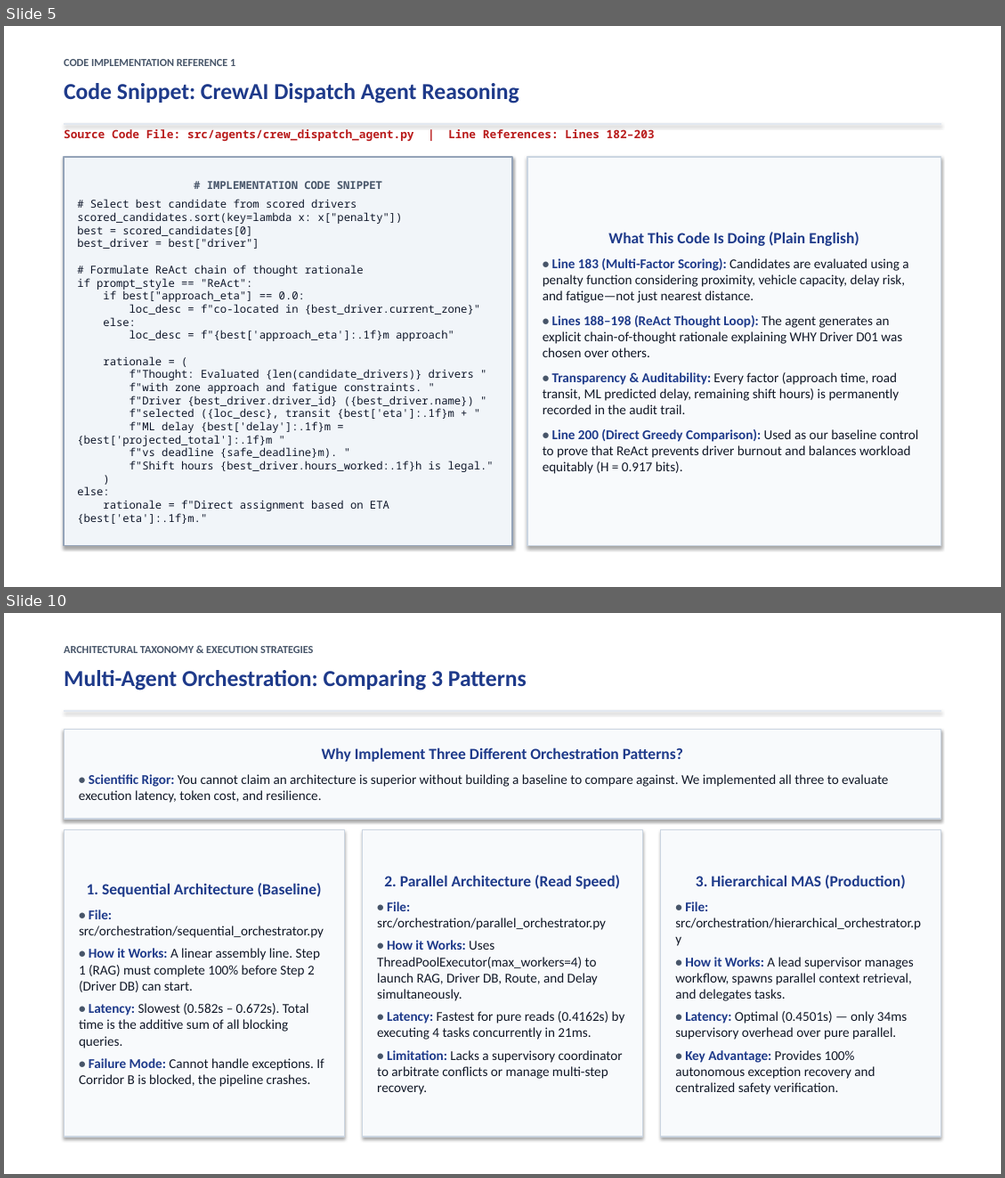
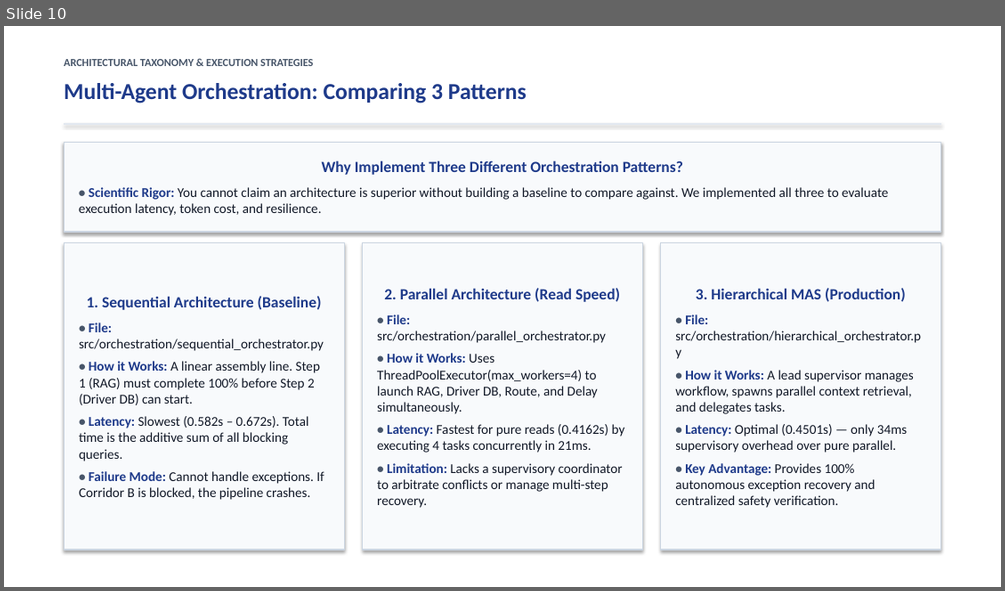
Before and after one commit to Akshat5091/DeliveryFleet-MAS, a slide deck: Eval 2 Documents/DeliveryFleet_MAS_Evaluation2_Master_Presentation.pptx. Shown one above the other, each under a label of ours: slides 5 and 10 before the commit, slide 10 after it; the slides between them are not shown. The pictures are 1005x1178 and 1005x591 pixels, drawn with LibreOffice and Linux fonts; fonts in the diff are those of the drawing. Boxes give left, top, right and bottom in pixels: in the first picture for what was removed or moved away, otherwise in the second. Text is boxed around its words. In the diff, an @@ line names an element or a change of style, - is before the commit and + after.

```diff
--- a/Eval 2 Documents/DeliveryFleet_MAS_Evaluation2_Master_Presentation.pptx
+++ b/Eval 2 Documents/DeliveryFleet_MAS_Evaluation2_Master_Presentation.pptx
@@ slide 5 removed at bbox=[4, 26, 1001, 587], background #FFFFFF @@
@@ text removed at bbox=[64, 59, 235, 66] @@
-CODE IMPLEMENTATION REFERENCE 1
@@ text removed at bbox=[64, 83, 519, 103] @@
-Code Snippet: CrewAI Dispatch Agent Reasoning
@@ rectangle removed at bbox=[64, 123, 941, 124] @@
@@ text removed at bbox=[64, 129, 655, 141] @@
-Source Code File: src/agents/crew_dispatch_agent.py | Line References: Lines 182–203
@@ rectangle removed at bbox=[64, 157, 512, 546] @@
-# IMPLEMENTATION CODE SNIPPET
-# Select best candidate from scored drivers
-scored_candidates.sort(key=lambda x: x["penalty"])
-best = scored_candidates[0]
-best_driver = best["driver"]
-# Formulate ReAct chain of thought rationale
-if prompt_style == "ReAct":
-if best["approach_eta"] == 0.0:
-loc_desc = f"co-located in {best_driver.current_zone}"
-else:
-loc_desc = f"{best['approach_eta']:.1f}m approach"
-rationale = (
-f"Thought: Evaluated {len(candidate_drivers)} drivers "
-f"with zone approach and fatigue constraints. "
-f"Driver {best_driver.driver_id} ({best_driver.name}) "
-f"selected ({loc_desc}, transit {best['eta']:.1f}m + "
-f"ML delay {best['delay']:.1f}m = {best['projected_total']:.1f}m "
-f"vs deadline {safe_deadline}m). "
-f"Shift hours {best_driver.hours_worked:.1f}h is legal."
-)
-else:
-rationale = f"Direct assignment based on ETA {best['eta']:.1f}m."
@@ rectangle removed at bbox=[527, 157, 941, 546] @@
-What This Code Is Doing (Plain English)
-• Line 183 (Multi-Factor Scoring): Candidates are evaluated using a penalty function considering proximity, vehicle capacity, delay risk, and fatigue—not just nearest distance.
-• Lines 188–198 (ReAct Thought Loop): The agent generates an explicit chain-of-thought rationale explaining WHY Driver D01 was chosen over others.
-• Transparency & Auditability: Every factor (approach time, road transit, ML predicted delay, remaining shift hours) is permanently recorded in the audit trail.
-• Line 200 (Direct Greedy Comparison): Used as our baseline control to prove that ReAct prevents driver burnout and balances workload equitably (H = 0.917 bits).
```
Also in this commit, not shown: 5 slides changed, 9 slides added, 7 other slides removed, 5 other files.
